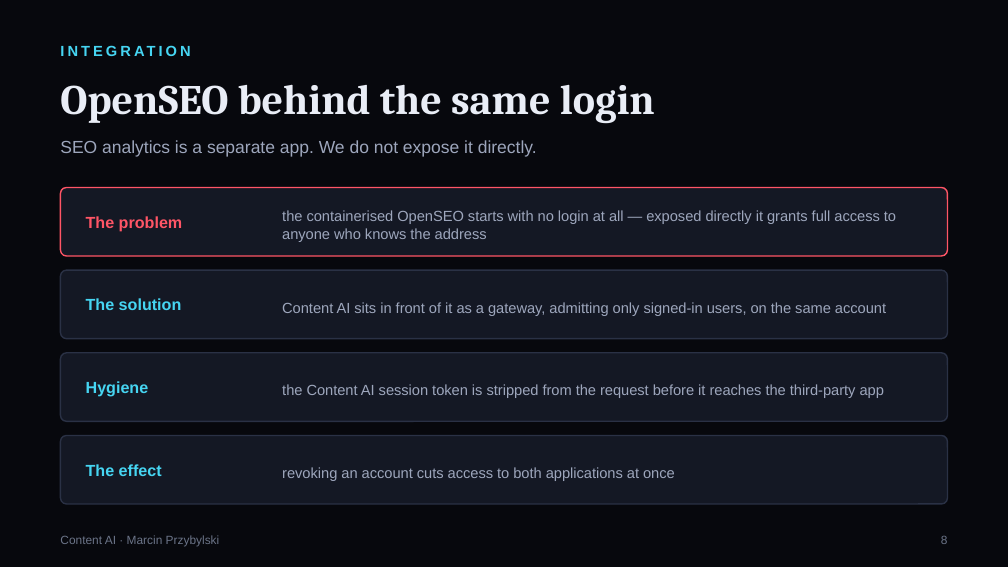
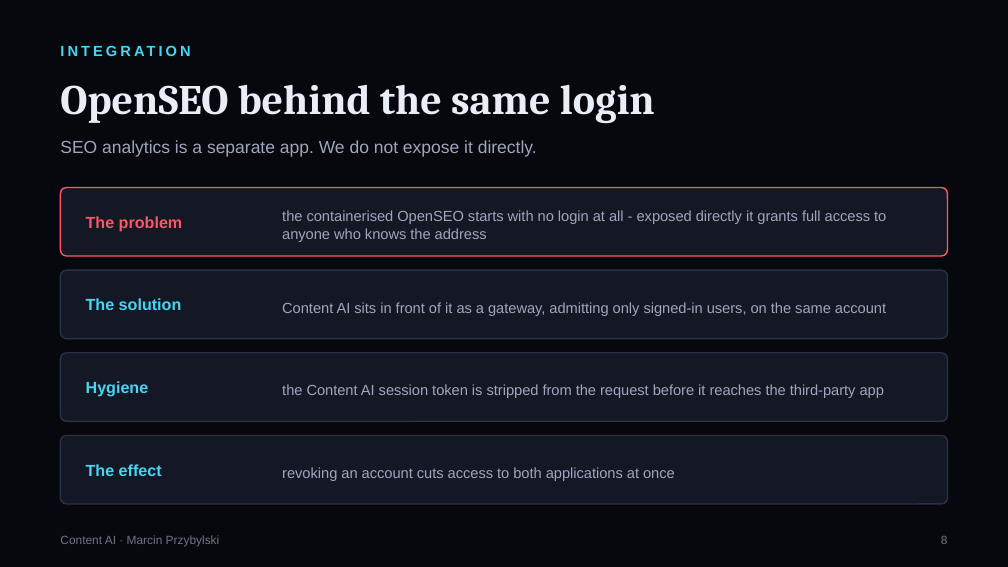
Before and after one commit to Marcin1000/ContentAI, a slide deck: slide 9 of prezentacje/EN/ContentAI_Security_EN.pptx. Drawn at 1008x567 pixels with LibreOffice and Linux fonts; fonts in the diff are those of the drawing. Boxes give left, top, right and bottom in pixels: in the first picture for what was removed or moved away, otherwise in the second. Text is boxed around its words. In the diff, an @@ line names an element or a change of style, - is before the commit and + after.

Commit message:
Dokumentacja i pozostale teksty bez dlugich myslnikow (#15)
376 wystapien w 16 plikach: dokumentacja, README, konfiguracja CI, worker
Cloudflare, strona bledu bramy OpenSEO i tresc slajdow. Prezentacje
przebudowane ze zmienionego zrodla, zeby wersjonowane pptx nie rozjechaly
sie z tekstem, z ktorego powstaja.

Kontrola audyt_myslniki.py zostaje w repo i wchodzi do CI. Sprawdzone,
ze lapie nawrot: po wstrzyknieciu jednego myslnika konczy kodem 1.

Dwie wlasne usterki przy pisaniu tej kontroli, obie naprawione. Skrypt
zjadl wlasny ogon - jest plikiem .py w skanowanym drzewie, wiec podmienil
myslniki we wlasnej definicji i zaczal zglaszac kazdy lacznik w repo.
Katalog .github wypadal z kontroli, bo ".git" jest podciagiem ".github";
po poprawieniu porownania na czlony sciezki wyszlo szesc myslnikow
w samym pliku CI.

Chronione wyrazenie regularne w aplikacji przetrwalo bez zmian.

```diff
--- a/prezentacje/EN/ContentAI_Security_EN.pptx
+++ b/prezentacje/EN/ContentAI_Security_EN.pptx
@@ text at (282, 210, 886, 242): text changed @@
-the containerised OpenSEO starts with no login at all — exposed directly it grants full access to anyone who knows the address
+the containerised OpenSEO starts with no login at all - exposed directly it grants full access to anyone who knows the address
```
Also in this commit, not shown: 7 other slides changed, 17 other files.
